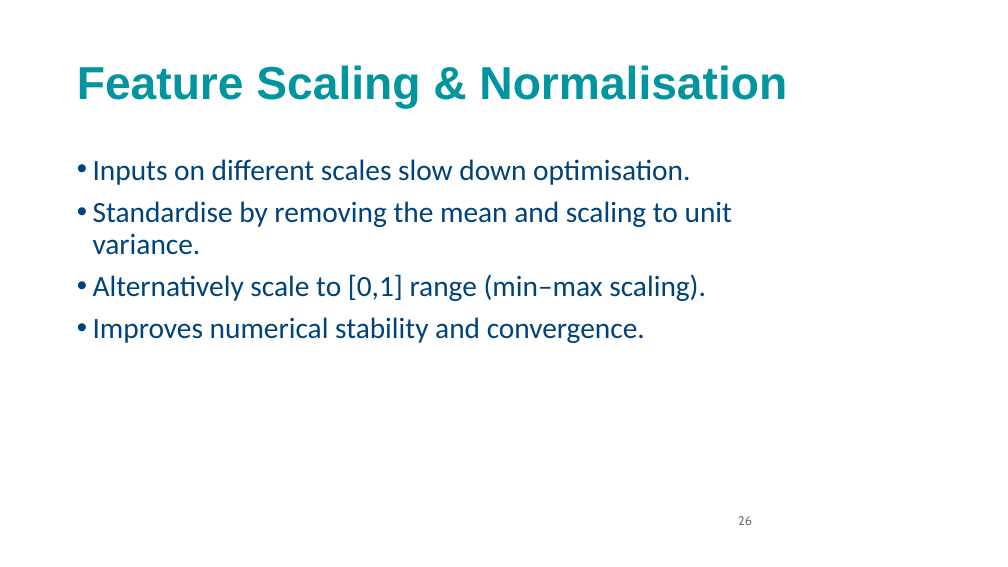
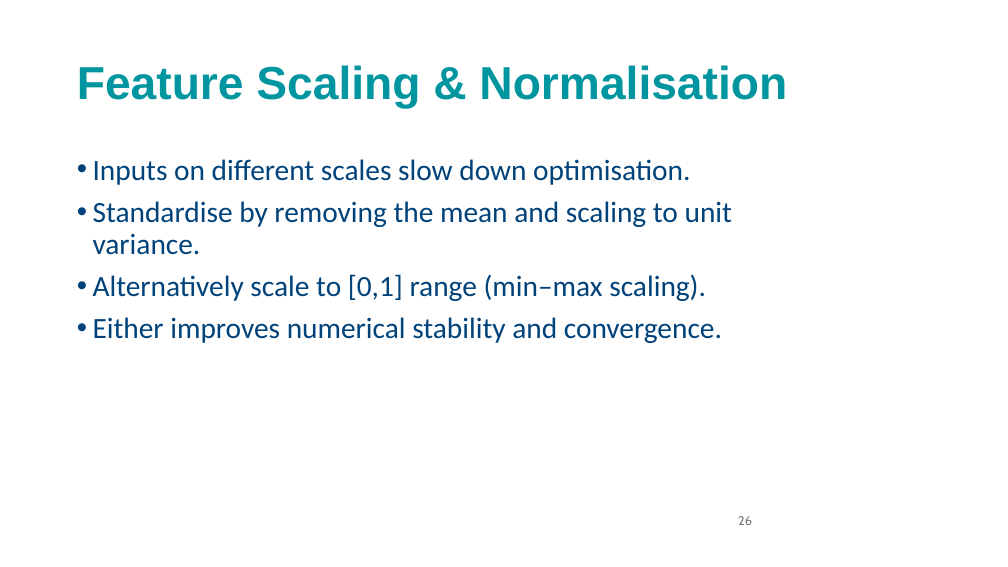
Before and after one commit to andrewcparnell/STAT41130, a slide deck: slide 26 of slides/day 1/D1C1_LR_NNs.pptx. Drawn at 1008x567 pixels with LibreOffice and Linux fonts; fonts in the diff are those of the drawing; background and template pictures are left out. Boxes give left, top, right and bottom in pixels: in the first picture for what was removed or moved away, otherwise in the second. Text is boxed around its words. In the diff, an @@ line names an element or a change of style, - is before the commit and + after.

```diff
--- a/slides/day 1/D1C1_LR_NNs.pptx
+++ b/slides/day 1/D1C1_LR_NNs.pptx
@@ text at [93,317,722,343]: text changed @@
-• Improves numerical stability and convergence.
+• Either improves numerical stability and convergence.
```
Also in this commit, not shown: 7 other slides changed.
